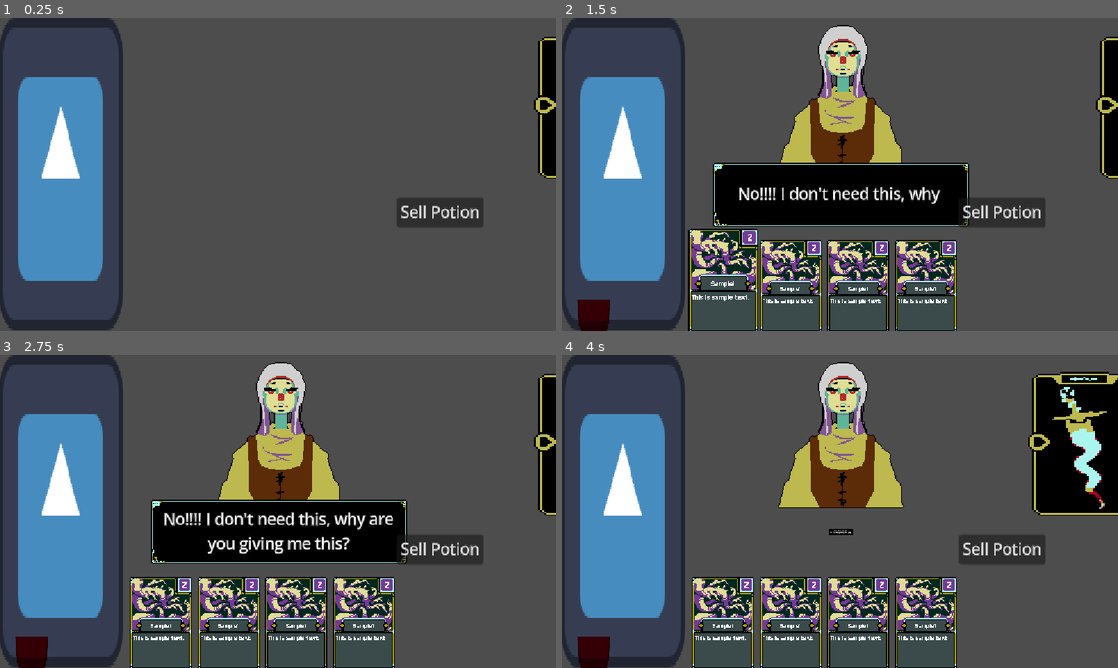
Above: before the commit, frames 1-4 (two rows, left to right).
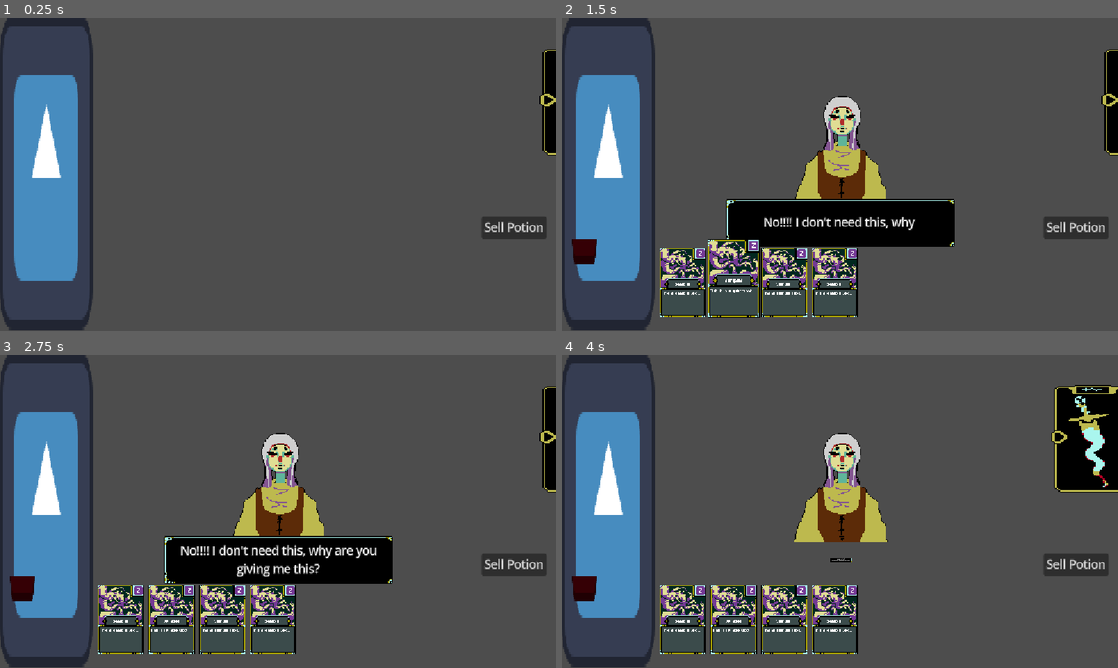
Above: after the commit, the same moments.

Repository: uGustaHd/CafeGJProject
Game: Godot game, scene res://Scenes/main.tscn
The game is run twice, just before and just after one commit, with the same random seed, the same clock (stepped at 60 frames per second) and the same inputs. The engine's default icon, where the game draws it, is replaced by a stand-in: a white triangle on a blue panel in a dark square.
Inputs (mouse positions are in pixels of both pictures, inside the frame that each line leads up to; where the layout moved, square brackets give the same spot in the first picture):
- Up to frame 1 (0.25 s): no input
- Up to frame 2 (1.5 s): click "Sell Potion" at 0.5 s; click (723, 287) at 1.27 s
- Up to frame 3 (2.75 s): tap Enter (ui_accept) at 2, 2.27 s; move the mouse to (400, 495) at 2.02 s; hold Right (ui_right) from 2.03 s (still down)
- Up to frame 4 (4 s): release Right (ui_right) at 2.75 s; click (1106, 433) [1106, 439] at 2.75 s; move the mouse to (728, 527) at 3.52 s; hold Down (ui_down) from 3.53 s (still down); tap Enter (ui_accept) at 3.77 s

The runs differ from the first frame. In frame 1, 8.7% of the frame differs, in the area x 0-100%, y 0-100%; in frame 2, 31%; in frame 3, 31%; in frame 4, 29%.

Commit message:
UI Adjustments

Diff:
--- a/Scenes/TextBox/dialog_box.tscn
+++ b/Scenes/TextBox/dialog_box.tscn
@@ -36,7 +36,7 @@
 theme_override_constants/margin_bottom = 8
 
 [node name="TextLabel" type="Label" parent="TextContainer"]
-custom_minimum_size = Vector2(250, 50)
+custom_minimum_size = Vector2(300, 50)
 layout_mode = 2
 theme_override_colors/font_color = Color(1, 1, 1, 1)
 horizontal_alignment = 1
--- a/Scenes/main.tscn
+++ b/Scenes/main.tscn
@@ -20,18 +20,17 @@
 
 [node name="Main" type="Node2D"]
 script = ExtResource("1_8gbba")
-metadata/_edit_vertical_guides_ = [576.0]
 
 [node name="Camera2D" type="Camera2D" parent="."]
-position = Vector2(288, 162)
-zoom = Vector2(2, 2)
+position = Vector2(576, 324)
+zoom = Vector2(1.5, 1.5)
 
 [node name="CustomerManager" parent="." node_paths=PackedStringArray("spawn_position") instance=ExtResource("1_jjgbg")]
 customer_scene = ExtResource("2_bo1nx")
 spawn_position = NodePath("../CustomerSpawn")
 
 [node name="CustomerSpawn" type="Marker2D" parent="."]
-position = Vector2(289, 83)
+position = Vector2(577, 291)
 
 [node name="CardManager" type="Node2D" parent="."]
 script = ExtResource("4_jjvhh")
@@ -40,10 +39,10 @@
 script = ExtResource("5_kry3j")
 
 [node name="SubmitButton" type="Button" parent="CardManager/PotionHolder"]
-offset_left = 411.0
-offset_top = 186.0
-offset_right = 501.0
-offset_bottom = 217.0
+offset_left = 857.0
+offset_top = 382.0
+offset_right = 947.0
+offset_bottom = 413.0
 focus_mode = 0
 text = "Sell Potion"
 
@@ -59,10 +58,10 @@
 [node name="HandUI" type="Control" parent="CardManager/HandHolder"]
 layout_mode = 3
 anchors_preset = 0
-offset_left = 135.0
-offset_top = 230.0
-offset_right = 500.0
-offset_bottom = 330.0
+offset_left = 327.0
+offset_top = 425.0
+offset_right = 692.0
+offset_bottom = 525.0
 mouse_filter = 2
 script = ExtResource("9_wsu2k")
 
@@ -90,16 +89,16 @@
 [node name="SlideKillPanel" type="TextureRect" parent="UIControl"]
 layout_mode = 1
 anchors_preset = -1
-anchor_left = 13.825
-anchor_top = 0.45
-anchor_right = 16.325
-anchor_bottom = 4.175
+anchor_left = 23.425
+anchor_top = 3.725
+anchor_right = 25.925
+anchor_bottom = 7.45
 grow_horizontal = 2
 grow_vertical = 2
 texture = ExtResource("13_h1bgf")
-expand_mode = 1
 script = ExtResource("8_344ge")
 metadata/_edit_use_anchors_ = true
+metadata/_edit_group_ = true
 
 [node name="ArrowButton" type="TextureButton" parent="UIControl/SlideKillPanel"]
 layout_mode = 1
@@ -133,9 +132,10 @@
 
 [node name="JoyAnguishMeters" type="Control" parent="UIControl"]
 anchors_preset = 0
-offset_left = -1.0
-offset_right = 128.0
-offset_bottom = 330.0
+offset_left = 192.0
+offset_top = 105.0
+offset_right = 321.0
+offset_bottom = 435.0
 script = ExtResource("9_ynf5e")
 
 [node name="TextureRect" type="TextureRect" parent="UIControl/JoyAnguishMeters"]
@@ -145,7 +145,7 @@
 anchor_bottom = 0.5
 offset_top = -165.0
 offset_right = 128.0
-offset_bottom = 158.0
+offset_bottom = 268.0
 grow_vertical = 2
 texture = ExtResource("7_6bp64")
 
@@ -154,10 +154,10 @@
 anchors_preset = 4
 anchor_top = 0.5
 anchor_bottom = 0.5
-offset_left = 79.0
-offset_top = -165.0
-offset_right = 113.0
-offset_bottom = 158.5
+offset_left = 80.0
+offset_top = -164.0
+offset_right = 114.0
+offset_bottom = 181.0
 grow_vertical = 2
 fill_mode = 3
 nine_patch_stretch = true
@@ -171,10 +171,10 @@
 anchor_top = 0.5
 anchor_right = 1.0
 anchor_bottom = 0.5
-offset_left = -112.0
+offset_left = -115.0
 offset_top = -165.0
-offset_right = -78.0
-offset_bottom = 159.0
+offset_right = -81.0
+offset_bottom = 177.0
 grow_horizontal = 0
 grow_vertical = 2
 fill_mode = 3
